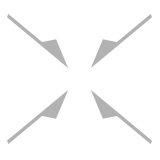
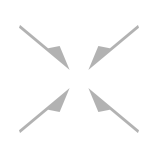
Two versions of the same layered image (160x160). Layer-by-layer changes:
painted on "向量圖智慧型物件" over [7, 14, 152, 144]
